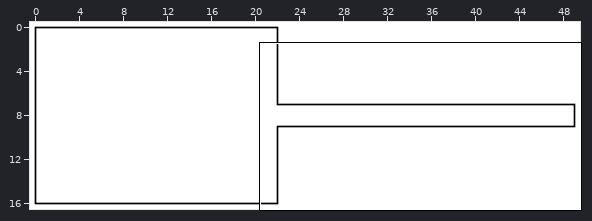
Tiled map: code/assets/map4/Exp4.tmx. Above: a wide view before the commit, with the close-up outlined.
Close-up. Before the commit:
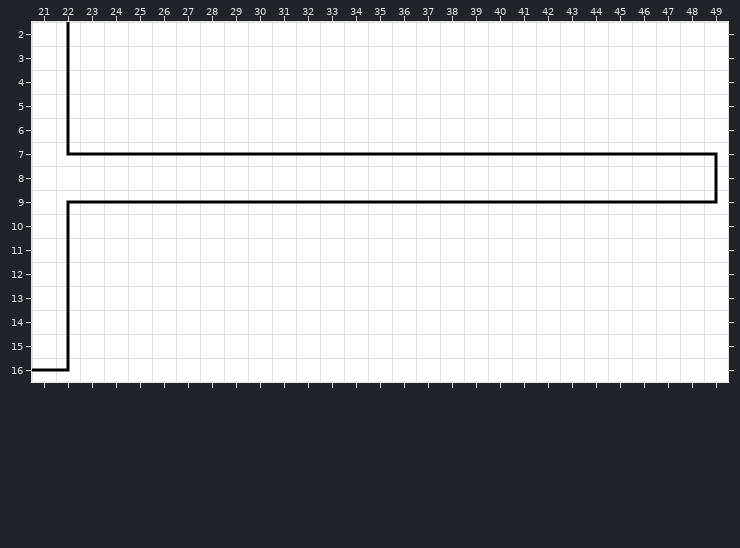
Cells are 32x32 px. Shown: x 21..49, y 2..16.
After the commit:
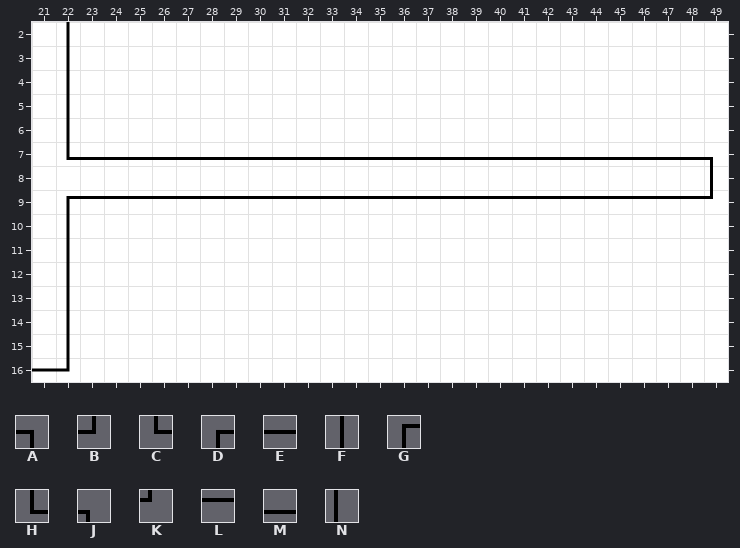
Key: from "minimal-tileset": A 0, B 1, C 2, D 3, E 9, F 18, G 66, H 74, J 81, K 82, L 90, M 91, N 92.
_ is an empty cell, . an unchanged one.
The exact change:
--- layer "walls"
@@ x 22..49 @@
- 7 CEEEEEEEEEEEEEEEEEEEEEEEEEEA
- 8 ...........................F
- 9 DEEEEEEEEEEEEEEEEEEEEEEEEEEB
+ 7 HMMMMMMMMMMMMMMMMMMMMMMMMMMJ
+ 8 ...........................N
+ 9 GLLLLLLLLLLLLLLLLLLLLLLLLLLK
Boxes around the changes in both close-ups, in picture pixels (x1, y1, x2, y2):
changed: (66, 152, 718, 204)
